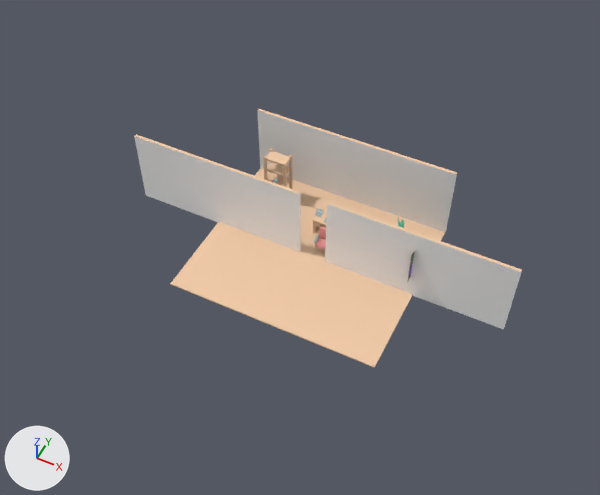
An edit to the glTF model apps/web/public/models/interior-war.glb, drawn before and after from the same camera.
The view is the same before and after, from a camera (50 mm lens) standing at (8.93, -18.94, 23.93) and looking at (-0.05, -0.98, 1.48). Lighting does not change. The marker at lower left points along +X, +Y and +Z. The first picture is the older version. Where no turn or scale is listed for an object, it has been applied to the vertices. Vertices at exactly the same position are counted once.

The first picture shows 'room.war.books', 'room.war.chair', 'room.war.desk', 'room.war.floor', 'room.war.laptop', 'room.war.plant', 'room.war.poster', 'room.war.shelf', 'room.war.wall.e', 'room.war.wall.n', 'room.war.wall.w'.
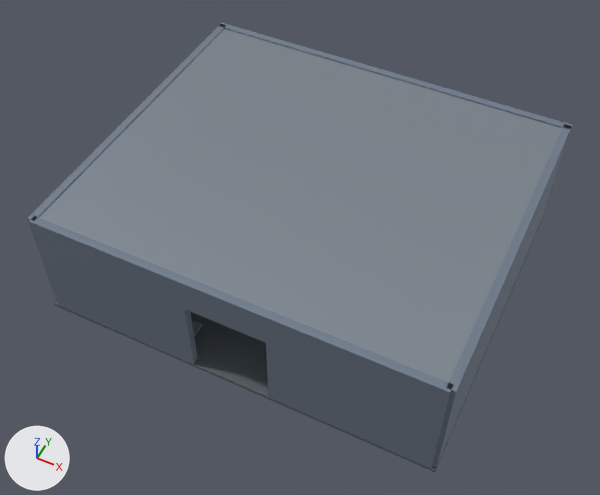
Not visible in the pictures: 'room.war.keys'.

Where the change shows, as pixel boxes [x1, y1, x2, y2] in the pictures (600 x 495 px):
'room.war.metal', added
    after: [39, 28, 562, 393]
'room.war.wall', added
    after: [27, 23, 573, 468]
'room.war.floor', reshaped, moved, rescaled, recoloured
    before: [170, 168, 447, 368]
    after: [55, 215, 544, 472]
'room.war.wall.e', deleted
    before: [325, 202, 522, 330]
'room.war.wall.n', deleted
    before: [257, 109, 457, 232]
'room.war.wall.w', deleted
    before: [134, 134, 301, 251]
'room.war.shelf', deleted (beige)
    before: [264, 148, 293, 189]
'room.war.desk', deleted
    before: [312, 207, 327, 233]
'room.war.chair', deleted
    before: [314, 227, 326, 250]
'room.war.trim', added (mostly hidden)
    after: [192, 321, 202, 337]
'room.war.poster', deleted
    before: [407, 250, 415, 282]
'room.war.laptop', deleted
    before: [315, 208, 323, 217]
'room.war.plant', deleted
    before: [397, 215, 406, 228]
'room.war.books', deleted
    before: [272, 177, 279, 184]
part 1 of me_mesh_floorfull_002, deleted (beige)
    before: [170, 168, 447, 368]
part 2 of me_mesh_floorfull_002, added
    after: [55, 215, 544, 472]

Diff of the bpy script that builds the scene:
```diff
--- a/apps/web/public/models/interior-war.glb.py
+++ b/apps/web/public/models/interior-war.glb.py
@@ me_mesh_floorfull_002 @@
 # used by ob_room_war_floor; location = (0.0, 0.0, 0.04); scale = (4.1, 4.1, 4.1)
-me_mesh_floorfull_002.from_pydata(...)  # 8 vertices, 12 faces; spans x -1.0..1.0, y -0.88..0.88, z -0.01..0.01
-me_mesh_floorfull_002.materials.append(mat_wood_019)  # beige #f3cca8
+me_mesh_floorfull_002.from_pydata(...)  # 8 vertices, 12 faces; spans x -7.3..7.3, y -6.3..6.3, z 0.0..0.12
+# me_mesh_floorfull_002 part 1: 8 vertices removed from x -1.0..1.0, y -0.88..0.88, z -0.01..0.01
+# me_mesh_floorfull_002 part 2: 8 vertices added at x -7.3..7.3, y -6.3..6.3, z 0.0..0.12, forming a box
+me_mesh_floorfull_002.materials.append(mat_floor)  # dark grey #596169
@@ ob_room_war_floor @@
 ob_room_war_floor = bpy.data.objects.new('room.war.floor', me_mesh_floorfull_002)
-ob_room_war_floor.location = (0.0, 0.0, 0.04)
-ob_room_war_floor.scale = (4.1, 4.1, 4.1)
+ob_room_war_floor.location = (0.0, 0.0, 0.0)
@@ ob_room_war_wall_n @@
-ob_room_war_wall_n = bpy.data.objects.new('room.war.wall.n', me_mesh_wall_006)
@@ ob_room_war_wall_w @@
-ob_room_war_wall_w = bpy.data.objects.new('room.war.wall.w', me_mesh_wall_007)
@@ ob_room_war_wall_e @@
-ob_room_war_wall_e = bpy.data.objects.new('room.war.wall.e', me_mesh_wall_008)
@@ ob_room_war_desk @@
-ob_room_war_desk = bpy.data.objects.new('room.war.desk', me_mesh_desk_001)
@@ ob_room_war_chair @@
-ob_room_war_chair = bpy.data.objects.new('room.war.chair', me_mesh_chair_001)
@@ ob_room_war_laptop @@
-ob_room_war_laptop = bpy.data.objects.new('room.war.laptop', me_mesh_laptop)
@@ ob_room_war_keys @@
-ob_room_war_keys = bpy.data.objects.new('room.war.keys', me_mesh_computerkeyboard)
@@ ob_room_war_shelf @@
-ob_room_war_shelf = bpy.data.objects.new('room.war.shelf', me_mesh_bookcaseopen_002)
@@ ob_room_war_books @@
-ob_room_war_books = bpy.data.objects.new('room.war.books', me_mesh_books_002)
@@ ob_room_war_plant @@
-ob_room_war_plant = bpy.data.objects.new('room.war.plant', me_mesh_plant_002)
@@ ob_room_war_poster @@
-ob_room_war_poster = bpy.data.objects.new('room.war.poster', me_plane_002)
@@ ob_room_war_metal @@
+ob_room_war_metal = bpy.data.objects.new('room.war.metal', me_metal)  # 120 vertices, 184 faces; spans x -7.2..7.2, y -6.2..6.2, z 0.06..4.47; in mat_metal (grey #a0aab5)
+ob_room_war_metal.location = (0.0, 0.0, 0.0)
@@ ob_room_war_trim @@
+ob_room_war_trim = bpy.data.objects.new('room.war.trim', me_trim)  # 96 vertices, 144 faces; spans x -7.1..7.1, y -6.05..6.0, z 0.02..2.68; in mat_trim (grey #909eaa)
+ob_room_war_trim.location = (0.0, 0.0, 0.0)
@@ ob_room_war_wall @@
+ob_room_war_wall = bpy.data.objects.new('room.war.wall', me_wall)  # 44 vertices, 72 faces; spans x -7.3..7.3, y -6.29..6.29, z 0.0..4.5; in mat_wall (greyish blue #6f7c8b)
+ob_room_war_wall.location = (0.0, 0.0, 0.0)
```
